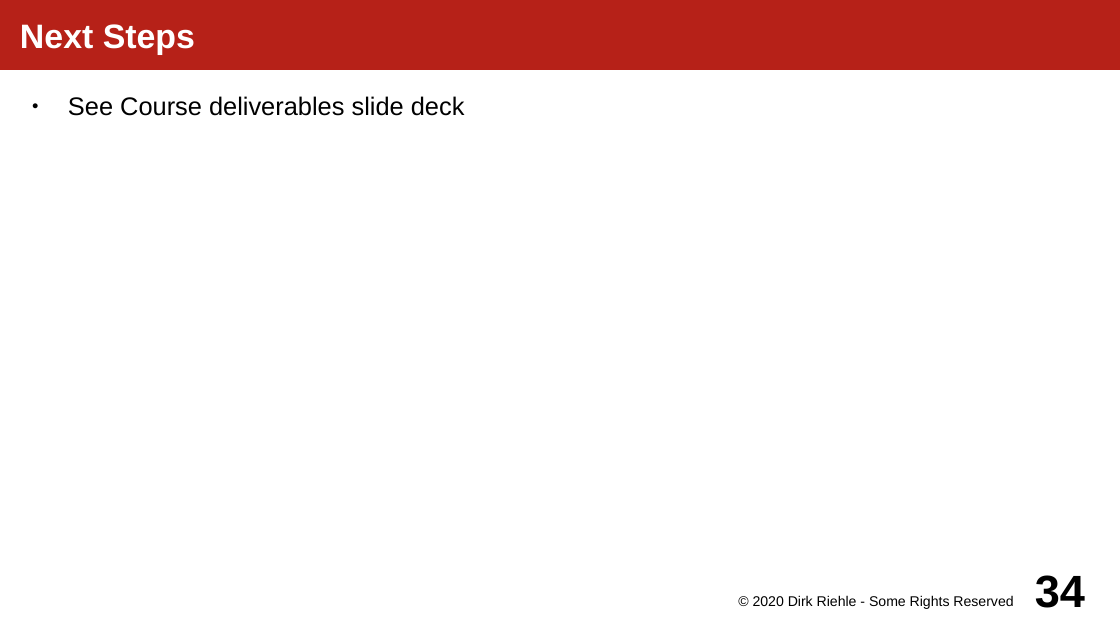
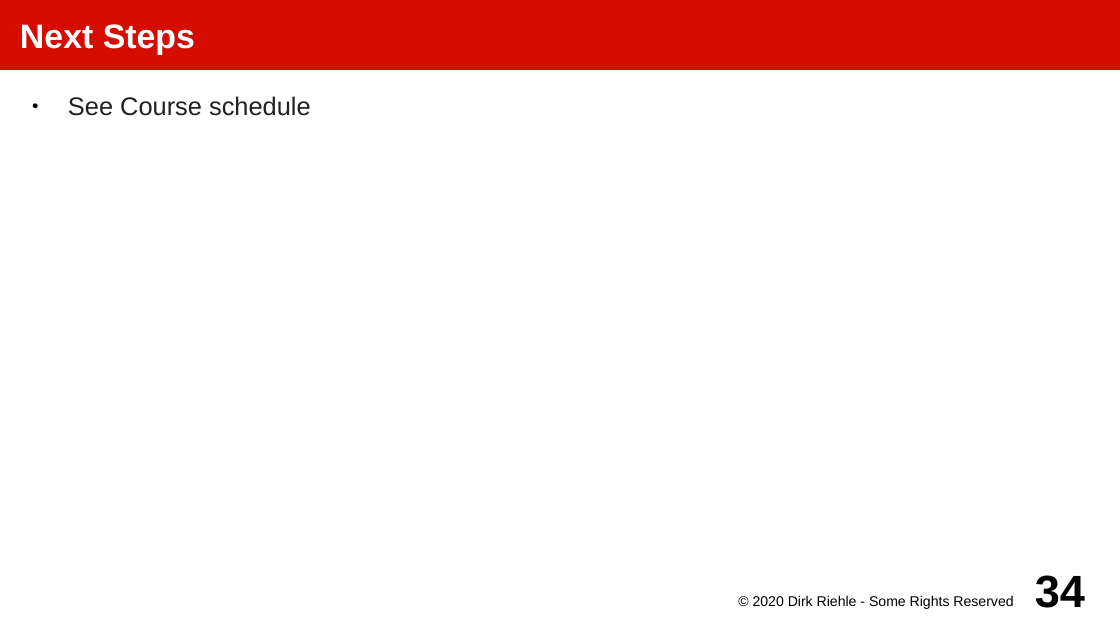
Before and after one commit to dirkriehle/amos-course, a slide deck: slide 34 of Lecture slides/AMOS B01 - Project Crash Course.odp. Drawn at 1120x630 pixels with LibreOffice and Linux fonts; fonts in the diff are those of the drawing. Boxes give left, top, right and bottom in pixels: in the first picture for what was removed or moved away, otherwise in the second. Text is boxed around its words. In the diff, an @@ line names an element or a change of style, - is before the commit and + after.

```diff
--- a/Lecture slides/AMOS B01 - Project Crash Course.odp
+++ b/Lecture slides/AMOS B01 - Project Crash Course.odp
@@ title "Next Steps" at (0,0,1120,70): fill #B62118 to #D50D01 @@
@@ text at (68,96,311,116): text changed; text colour #000000 to #212121 @@
-● See Course deliverables slide deck
+● See Course schedule
```
Also in this commit, not shown: 34 other slides changed, 35 other files.
